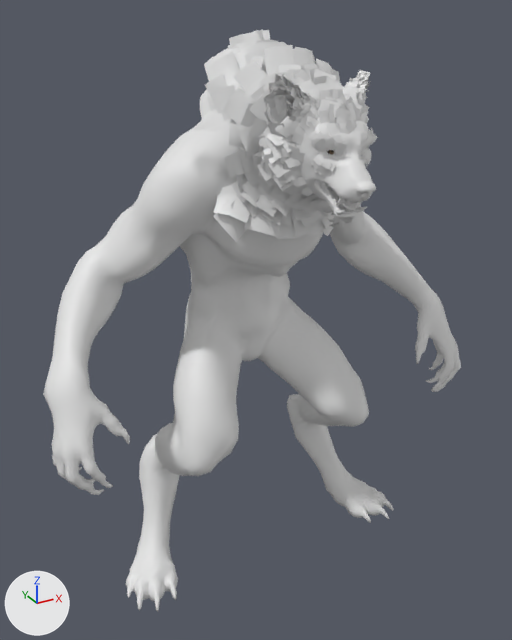
Renders of the Blender file w2_0.blend from each side of a commit.
Rendered twice from a 50 mm lens placed at (-113.2, -207.2, 198.2), pointed at (-0.6, -2.4, 95.8). Lighting does not change. The marker at lower left points along +X, +Y and +Z.

Before the edit, the objects in view are built like this:
```python
me_werewolf_body = bpy.data.meshes.new('werewolf_body')
me_werewolf_body.from_pydata(...)  # 4046 vertices, 8052 faces; spans x -80.0..80.0, y -30.0..57.0, z -2.0..175.0
me_werewolf_body.materials.append(mat_werewolf_body_head)  # its picture is missing
me_werewolf_head = bpy.data.meshes.new('werewolf_head')
me_werewolf_head.from_pydata(...)  # 2919 vertices, 5782 faces; spans x -23.1..23.3, y -62.7..8.5, z 142.1..181.3
# faces by material slot: [5682, 100]
me_werewolf_head.materials.append(mat_werewolf_body_head)  # its picture is missing
me_werewolf_head.materials.append(mat_werewolf_body_head_001)  # its picture is missing
me_werewolf_head_fur = bpy.data.meshes.new('werewolf_head_fur')
me_werewolf_head_fur.from_pydata(...)  # 4603 vertices, 3895 faces; spans x -25.0..25.7, y -54.8..17.7, z 133.4..192.5
me_werewolf_head_fur.materials.append(mat_werewolf_body_head_fur)  # its picture is missing
ob_werewolf_body = bpy.data.objects.new('werewolf_body', me_werewolf_body)
ob_werewolf_body.location = (0.0, 0.0, 0.0)
ob_werewolf_head = bpy.data.objects.new('werewolf_head', me_werewolf_head)
ob_werewolf_head.location = (0.0, 0.0, 0.0)
ob_werewolf_head_fur = bpy.data.objects.new('werewolf_head_fur', me_werewolf_head_fur)
ob_werewolf_head_fur.location = (0.0, 0.0, 0.0)
```
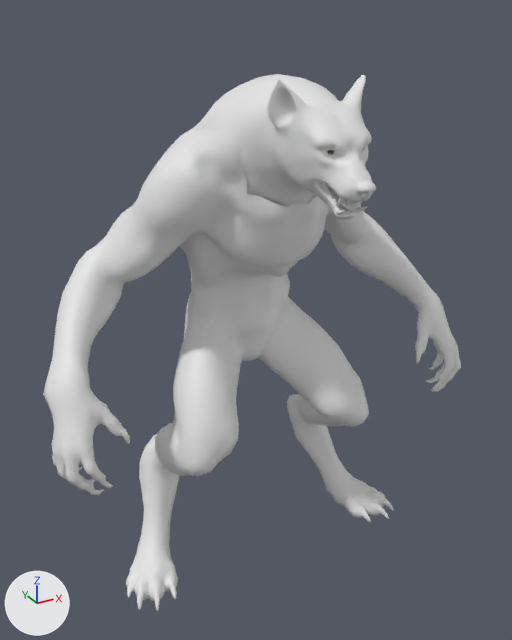
Boxes [x1, y1, x2, y2] around the edits, measured in the pictures (512 x 640 px):
'werewolf_head_fur', hidden: before [200, 29, 378, 243]
'werewolf_head', unchanged, uncovered by the edit: before [192, 79, 376, 219]; after [192, 74, 376, 220]

The change, as a diff of the scene's bpy script:
```diff
--- a/w2_0.blend.py
+++ b/w2_0.blend.py
@@ ob_werewolf_head_fur @@
 ob_werewolf_head_fur.location = (0.0, 0.0, 0.0)
+ob_werewolf_head_fur.hide_set(True)
```
